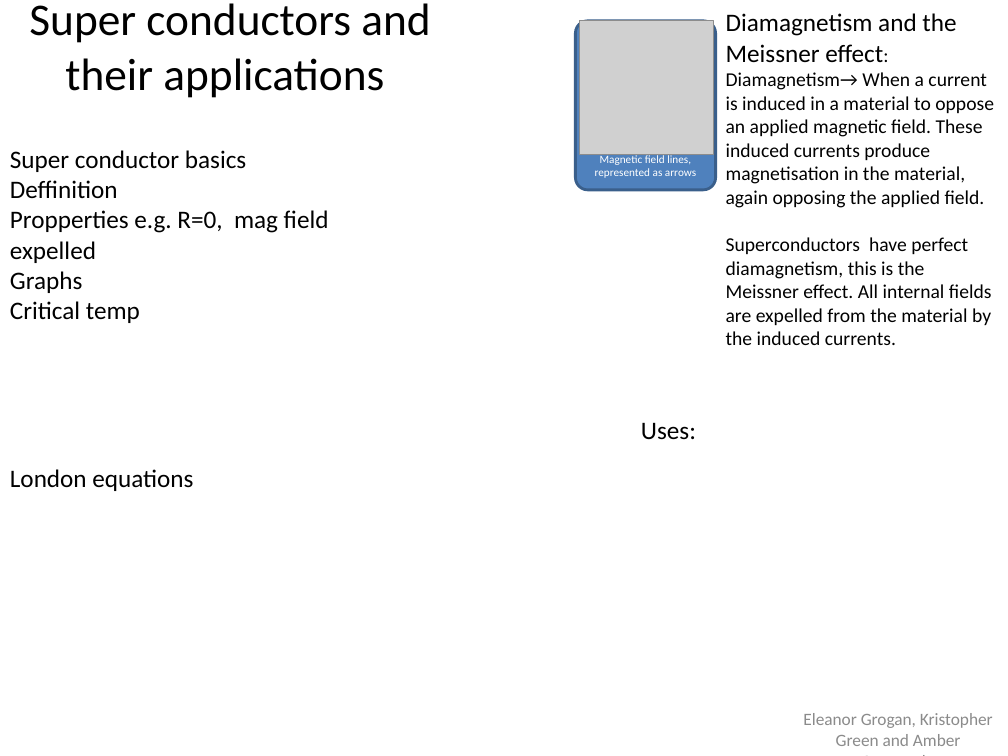
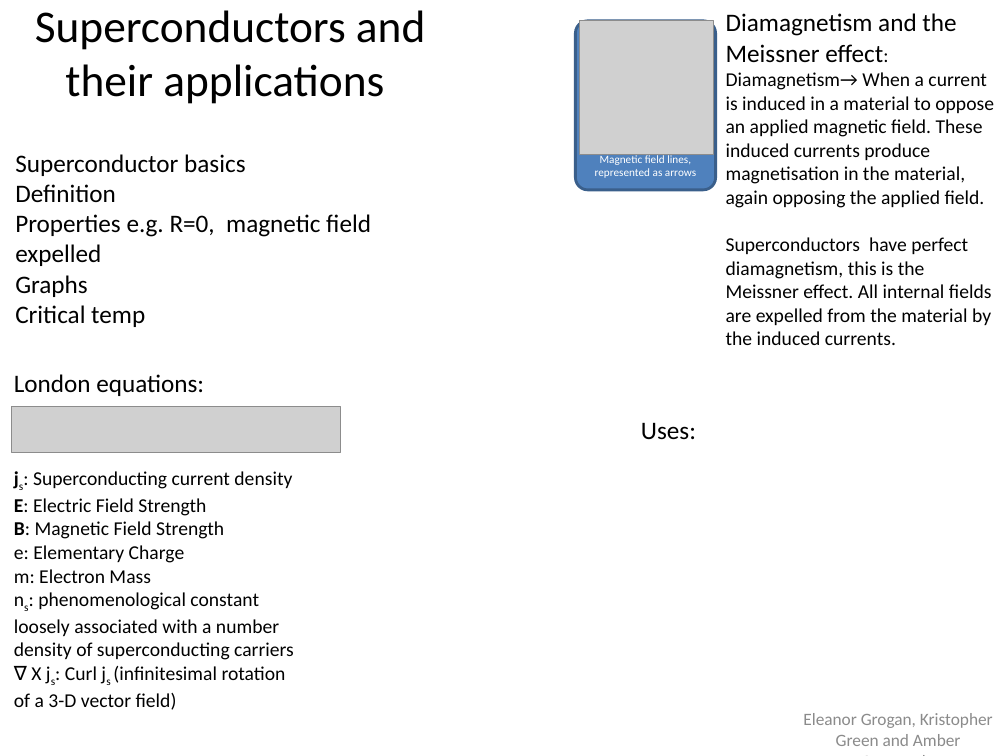
Before and after one commit to aspielord/Physics-stuff, a slide deck: slide 1 of POSTER Super conductors and their applications.pptx. Drawn at 1008x756 pixels with LibreOffice and Linux fonts; fonts in the diff are those of the drawing; grey boxes stand for pictures. Boxes give left, top, right and bottom in pixels: in the first picture for what was removed or moved away, otherwise in the second. Text is boxed around its words. In the diff, an @@ line names an element or a change of style, - is before the commit and + after.

```diff
--- a/POSTER Super conductors and their applications.pptx
+++ b/POSTER Super conductors and their applications.pptx
@@ title at (x1=35, y1=10, x2=425, y2=104): spaces changed @@
-Super conductors and their applications
+Superconductors and their applications
@@ text at (x1=15, y1=154, x2=371, y2=266): text changed @@
-Super conductor basics
-Deffinition
-Propperties e.g. R=0, mag field expelled
+Superconductor basics
+Definition
+Properties e.g. R=0, magnetic field expelled
@@ text at (x1=14, y1=374, x2=204, y2=396): text changed @@
-London equations
+London equations:
@@ picture added at (x1=12, y1=406, x2=341, y2=453) @@
@@ text added at (x1=14, y1=471, x2=294, y2=710), 14 pt, text #000000 @@
+js: Superconducting current density
+E: Electric Field Strength
+B: Magnetic Field Strength
+e: Elementary Charge
+m: Electron Mass
+ns: phenomenological constant loosely associated with a number density of superconducting carriers
+∇ X js: Curl js (infinitesimal rotation of a 3-D vector field)
```
Also in this commit, not shown: 1 other file.
